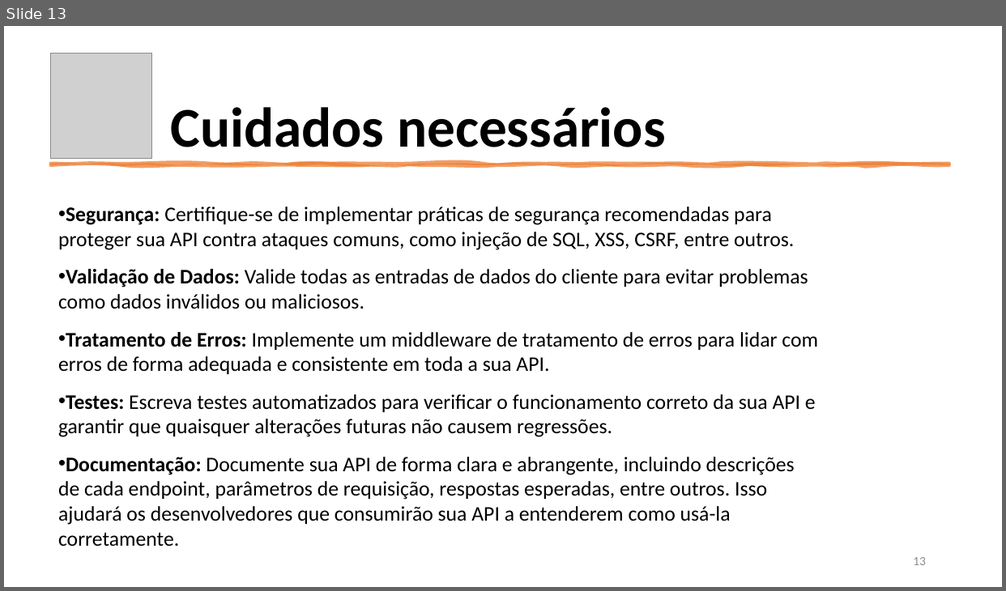
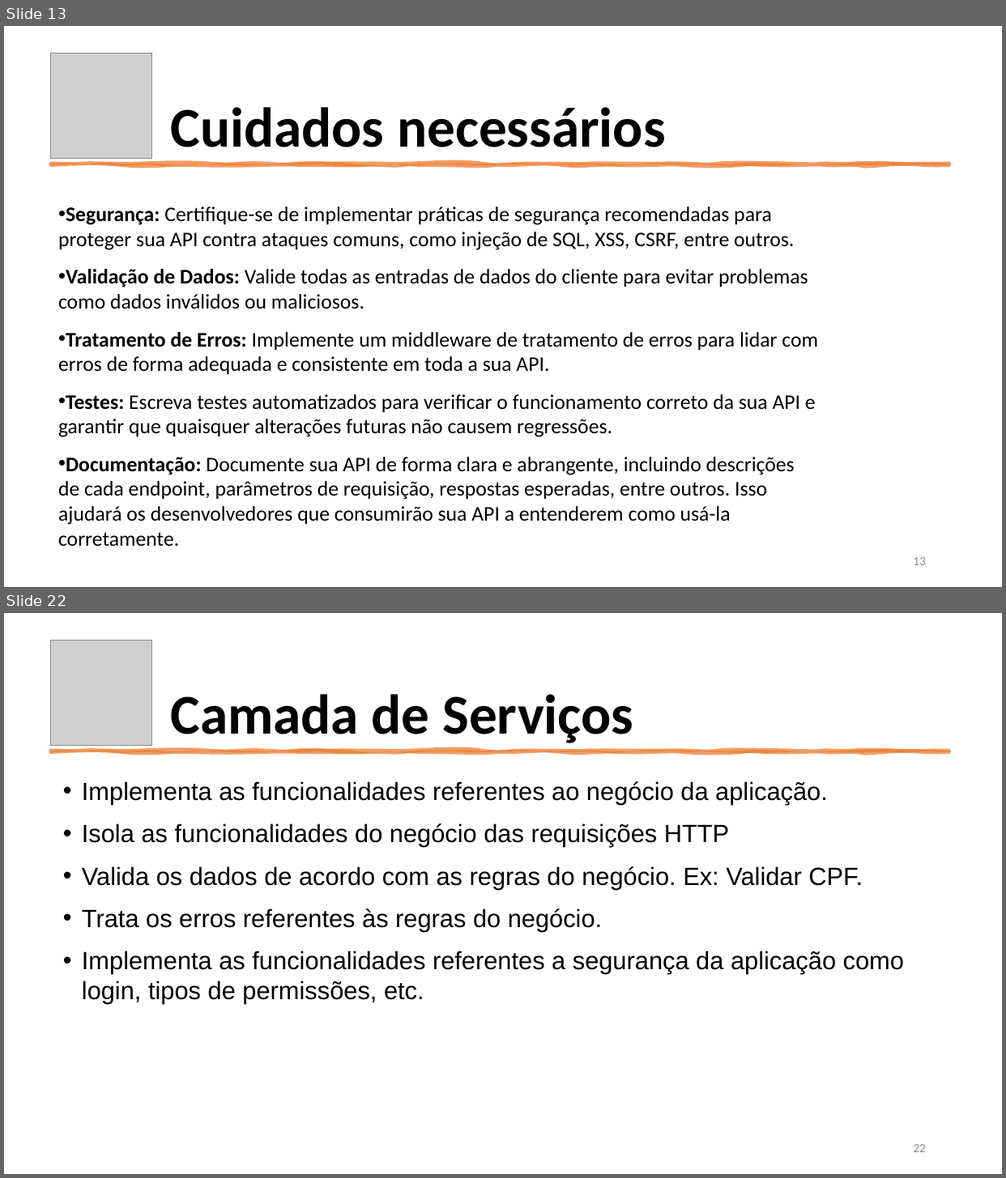
Before and after one commit to aclaytonbr/cursos, a slide deck: API/aulas/parte2/aula9/introducao_express.pptx. Shown one above the other, each under a label of ours: slide 13 before the commit, slides 13 and 22 after it; the slides between them are not shown. The pictures are 1006x591 and 1006x1178 pixels, drawn with LibreOffice and Linux fonts; fonts in the diff are those of the drawing; grey boxes stand for pictures. Boxes give left, top, right and bottom in pixels: in the first picture for what was removed or moved away, otherwise in the second. Text is boxed around its words. In the diff, an @@ line names an element or a change of style, - is before the commit and + after.

```diff
--- a/API/aulas/parte2/aula9/introducao_express.pptx
+++ b/API/aulas/parte2/aula9/introducao_express.pptx
@@ slide 22 added at [4,613,1002,1174], background #FFFFFF @@
@@ picture added at [51,640,152,746] @@
@@ title added at [170,694,633,747], 54 pt, text #000000, bold @@
+Camada de Serviços
@@ freeform shape added at [51,751,949,752], fill #ED7D31 at 75% opacity, outline #ED7D31 3.5 pt @@
@@ text added at [82,781,904,1004], 24 pt, text #000000 @@
+• Implementa as funcionalidades referentes ao negócio da aplicação.
+• Isola as funcionalidades do negócio das requisições HTTP
+• Valida os dados de acordo com as regras do negócio. Ex: Validar CPF.
+• Trata os erros referentes às regras do negócio.
+• Implementa as funcionalidades referentes a segurança da aplicação como login, tipos de permissões, etc.
@@ page number added at [913,1144,926,1152], 12 pt, text #8C8C8C @@
+22
```
Also in this commit, not shown: 2 slides changed, 17 other slides added, 19 other files.
